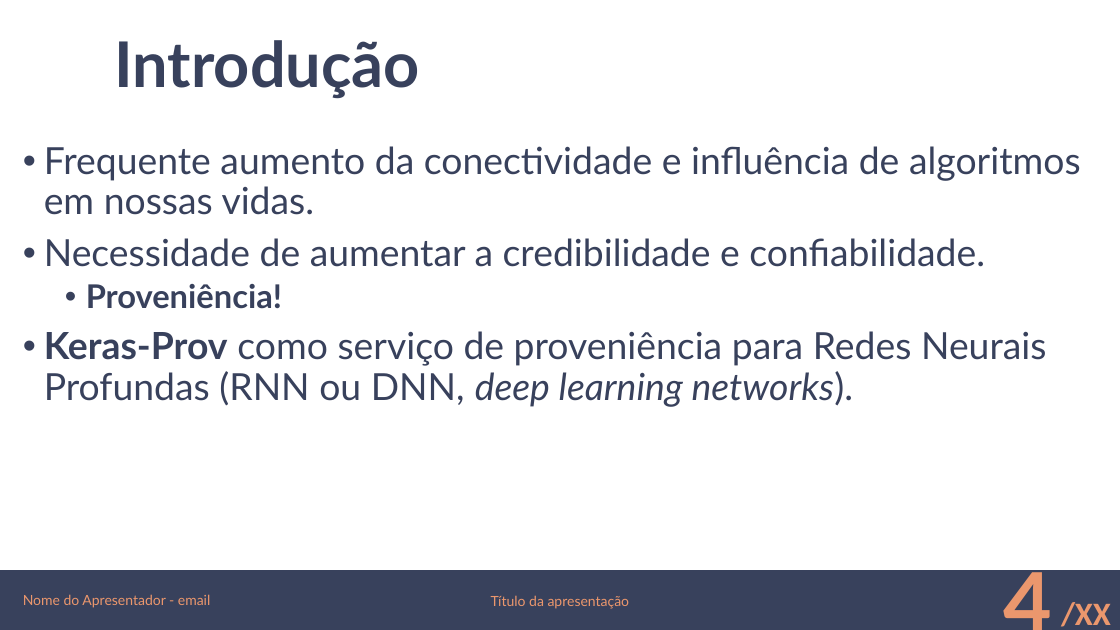
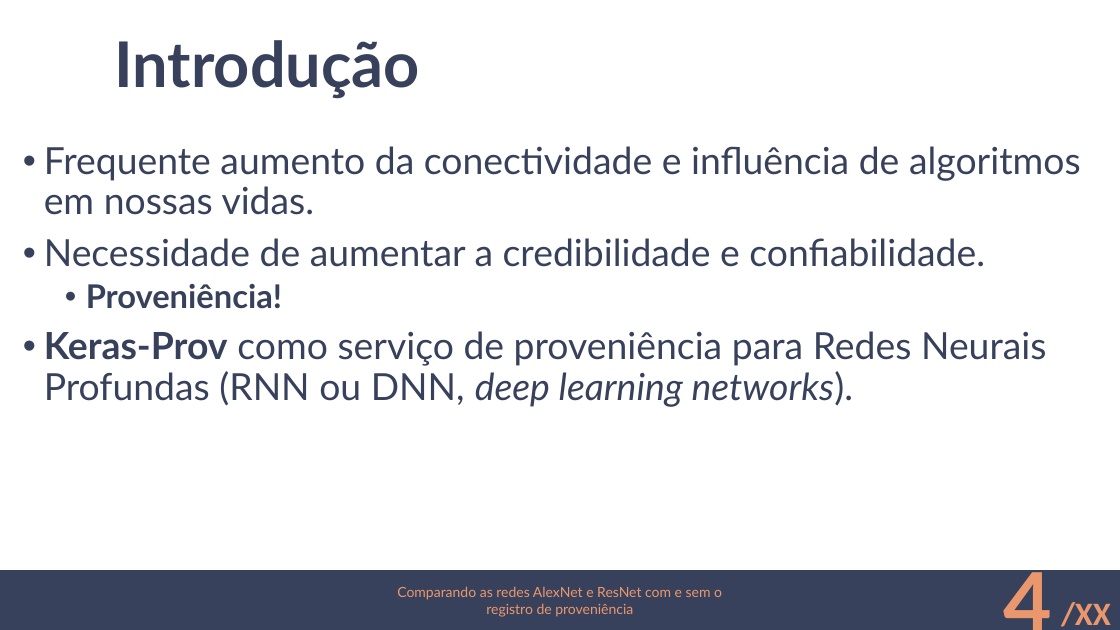
Before and after one commit to lincolncosta/alexnet-oxford-flowers, a slide deck: slide 4 of apresentacao-final.pptx. Drawn at 1120x630 pixels with LibreOffice and Linux fonts; fonts in the diff are those of the drawing; background and template pictures are left out. Boxes give left, top, right and bottom in pixels: in the first picture for what was removed or moved away, otherwise in the second. Text is boxed around its words. In the diff, an @@ line names an element or a change of style, - is before the commit and + after.

Commit message:
finalização da introdução da apresentação

```diff
--- a/apresentacao-final.pptx
+++ b/apresentacao-final.pptx
@@ text removed at [23, 594, 210, 608] @@
-Nome do Apresentador - email
@@ text at [397, 586, 722, 617]: text changed @@
-Título da apresentação
+Comparando as redes AlexNet e ResNet com e sem o registro de proveniência
```
Also in this commit, not shown: 13 other slides changed, 2 slides added, 3 slides removed.
